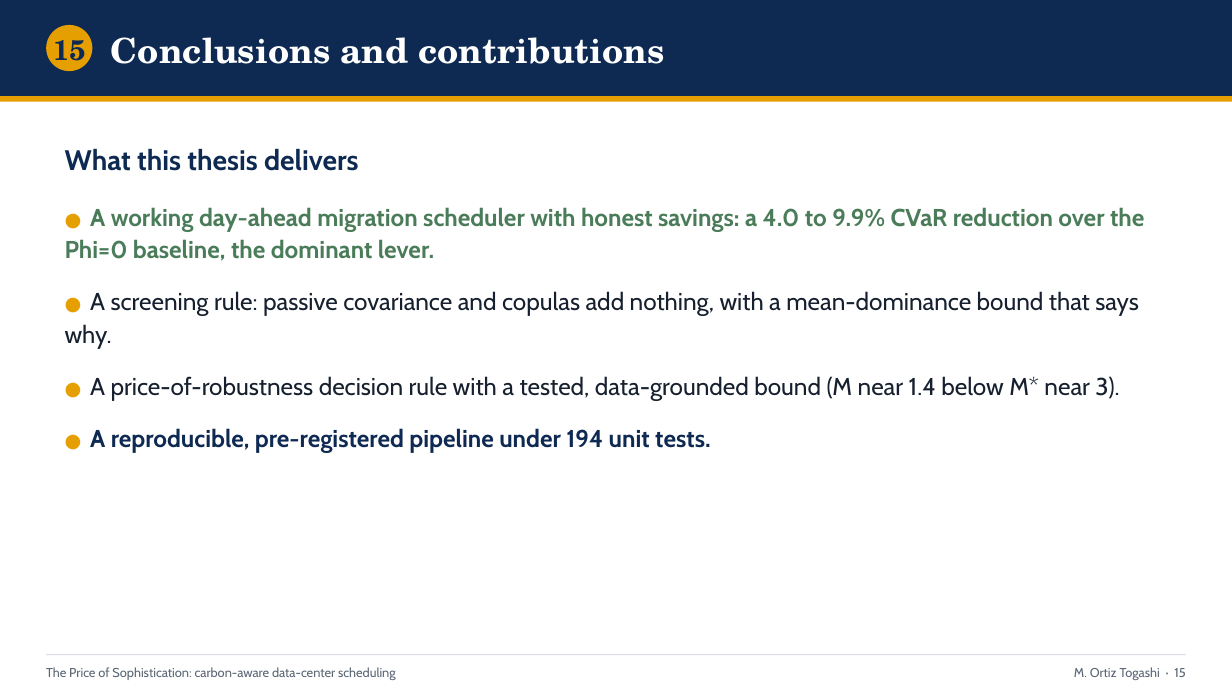
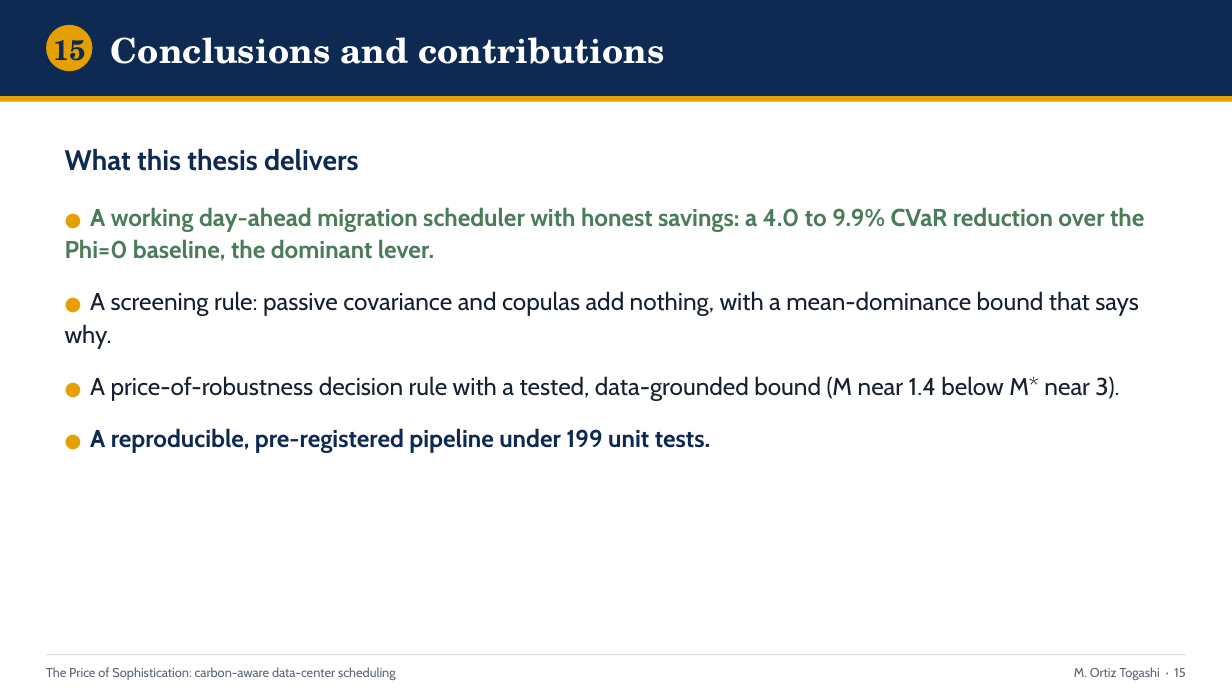
Before and after one commit to ma731/Capstone-in-Operations-Research, a slide deck: slide 15 of deck/capstone_defense.pptx. Drawn at 1232x693 pixels with LibreOffice and Linux fonts; fonts in the diff are those of the drawing. Boxes give left, top, right and bottom in pixels: in the first picture for what was removed or moved away, otherwise in the second. Text is boxed around its words. In the diff, an @@ line names an element or a change of style, - is before the commit and + after.

Commit message:
poster, deck: sync to the report (199 tests, cross-region correlation, mean-leveling test)
- poster/build_v24.js: 194 -> 199 unit-test stat; "spatial correlation" ->
  "cross-region correlation"; "mean ablation(s)" -> "the mean-leveling test".
  Rebuilt poster_capstone_v24.{pptx,pdf}.
- scripts/build_deck.py: 194 -> 199 (186 in CI); "Mean-ablation" -> "the
  mean-leveling test". Rebuilt deck/capstone_defense.pptx.

Brings the Monday submission poster and the defense deck into line with the
report's terminology and test count.

```diff
--- a/deck/capstone_defense.pptx
+++ b/deck/capstone_defense.pptx
@@ text at bbox=[90, 428, 710, 453]: text changed @@
-● A reproducible, pre-registered pipeline under 194 unit tests.
+● A reproducible, pre-registered pipeline under 199 unit tests.
```
Also in this commit, not shown: 9 other slides changed, 4 other files.
